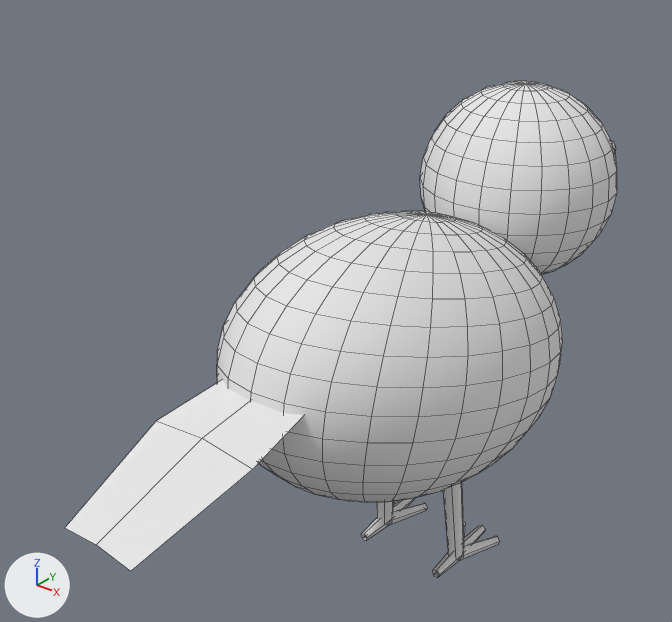
The FBX model unity/Assets/Art/Models/Sparrow_Body.fbx, before and after one commit.
Rendered twice from a camera (50 mm lens) standing at (3.08, -4.67, 4.72) and looking at (-0.41, -0.31, 2.02). Every picture has the same lights, and +X, +Y and +Z are marked at lower left. The picture after the commit comes second. Mesh edges are drawn as thin lines. Where no turn or scale is listed for an object, it has been applied to the vertices. Vertices at exactly the same position are counted once.

Before the edit, the objects in view are built like this:
```python
me_sparrow_body = bpy.data.meshes.new('Sparrow_Body')
me_sparrow_body.from_pydata(...)  # 1098 vertices, 1128 faces; spans x -0.94..0.94, y -2.64..2.42, z -0.04..3.3
me_sparrow_body.materials.append(mat_vertexcolor)  # white #e7e7e7
ob_sparrow_body = bpy.data.objects.new('Sparrow_Body', me_sparrow_body)
ob_sparrow_body.location = (0.0, 0.0, 0.0)
```
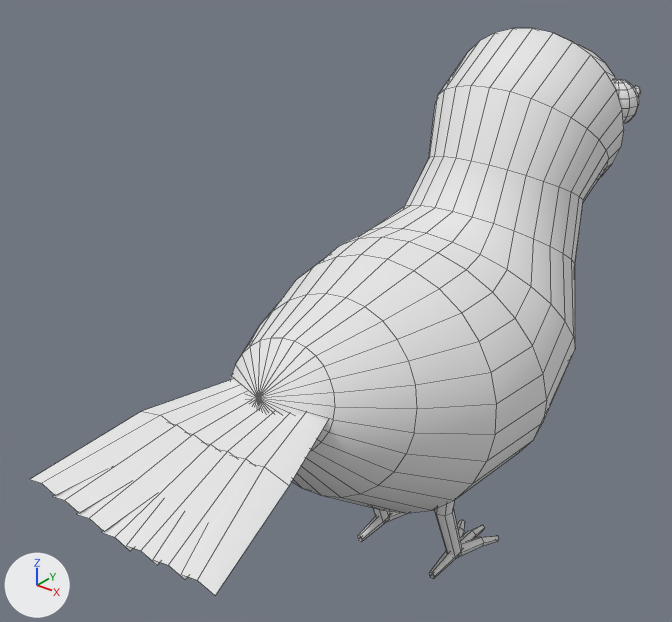
Where the change shows, as pixel boxes (x1, y1, x2, y2) in the pictures (672 x 622 px; the box of a moved part takes in the faces that stretch with it):
'Sparrow_Body', reshaped (11% wider, 14% taller): before (65, 81, 617, 578); after (30, 28, 641, 595)
part 1 of me_sparrow_body, added: after (615, 79, 639, 124)
part 2 of me_sparrow_body, moved or reshaped: before (612, 141, 616, 150); after (634, 85, 641, 97)
part 3 of me_sparrow_body, rebuilt (14% wider, 66% taller): before (217, 211, 563, 502); after (231, 28, 624, 513)
part 4 of me_sparrow_body, rebuilt: before (377, 501, 393, 525); after (373, 508, 390, 523)
part 5 of me_sparrow_body, rebuilt: before (443, 482, 464, 559); after (434, 500, 462, 558)
part 6 of me_sparrow_body, rebuilt: before (65, 380, 304, 571); after (126, 412, 280, 565)
part 7 of me_sparrow_body, deleted: before (420, 81, 617, 275)
part 8 of me_sparrow_body, moved or reshaped: before (361, 498, 499, 578); after (357, 511, 499, 579)
part 9 of me_sparrow_body, added: after (30, 379, 328, 595)

The change, as a list of edits to the scene's bpy script:
```text
Change me_sparrow_body:
    used by ob_sparrow_body; location = (0.0, 0.0, 0.0)
    remove me_sparrow_body.from_pydata(...)  # 1098 vertices, 1128 faces; spans x -0.94..0.94, y -2.64..2.42, z -0.04..3.3
    add me_sparrow_body.from_pydata(...)  # 762 vertices, 726 faces; spans x -0.96..0.96, y -2.53..2.2, z -0.01..3.67
    me_sparrow_body part 1: a new loose piece, a UV sphere (12 segments, 8 rings, poles along z) spanning x 0.36..0.69, y 1.51..1.84, z 3.01..3.34, in mat_vertexcolor (white #e7e7e7)
    me_sparrow_body part 2: the loose piece of 20 vertices spanning x 0.43..0.54, y 1.72..1.82, z 2.77..2.88 is moved by (0.13, 0.0, 0.42)
    me_sparrow_body part 3: the loose piece of 478 vertices spanning x -0.94..0.94, y -1.57..1.35, z 0.78..2.74 is rebuilt with 310 vertices and now spans x -0.96..0.96, y -1.5..1.97, z 0.76..3.67
    me_sparrow_body part 4: the loose piece of 12 vertices spanning x -0.4..-0.19, y 0.04..0.28, z -0.01..1.11 is rebuilt with 21 vertices and now spans x -0.39..-0.21, y -0.07..0.25, z 0.02..1.12
    me_sparrow_body part 5: the loose piece of 12 vertices spanning x 0.19..0.4, y 0.04..0.28, z -0.01..1.11 is rebuilt with 21 vertices and now spans x 0.22..0.4, y -0.07..0.25, z 0.02..1.12
    me_sparrow_body part 6: the loose piece of 9 vertices spanning x -0.36..0.36, y -2.64..-1.21, z 1.76..2.12 is rebuilt with 9 vertices and now spans x -0.06..0.3, y -2.53..-1.21, z 1.75..2.01
    me_sparrow_body part 7: the loose piece of 288 vertices spanning x -0.71..0.71, y 0.61..2.03, z 1.87..3.3 is deleted
    me_sparrow_body part 8: 64 vertices removed from x -0.52..0.52, y -0.06..0.61, z -0.04..0.05; 108 vertices added at x -0.51..0.51, y -0.11..0.61, z -0.01..0.09
    me_sparrow_body part 9: 54 vertices added at x -0.69..0.69, y -2.53..-1.21, z 1.73..2.01
    other edits to the shape of me_sparrow_body do not show in these pictures
```
